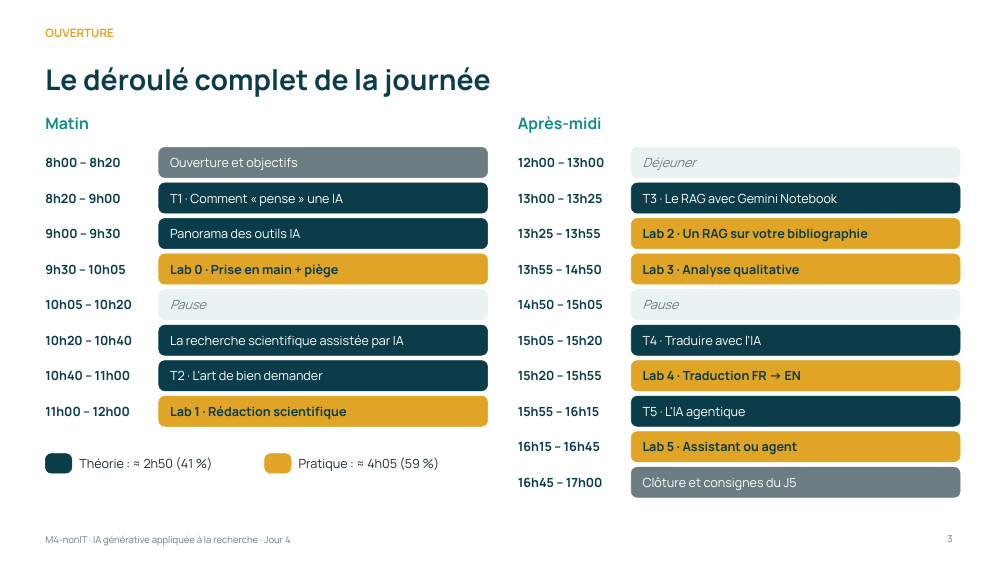
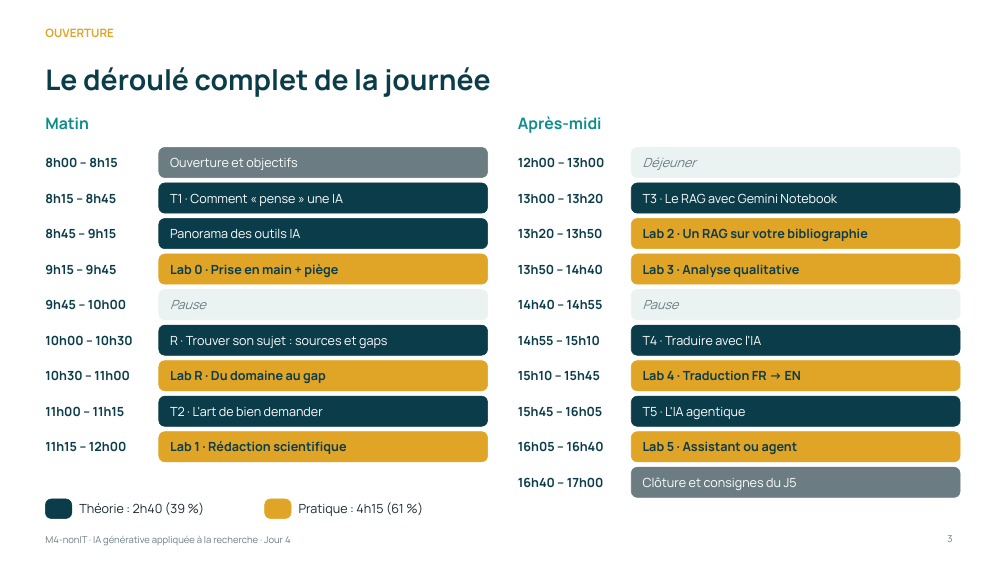
Before and after one commit to Amevi-isi/formation-chercheur-univ, a slide deck: slide 3 of module4_nonIT/M4-nonIT_IA_generative_appliquee.pptx. Drawn at 1008x567 pixels with LibreOffice and Linux fonts; fonts in the diff are those of the drawing. Boxes give left, top, right and bottom in pixels: in the first picture for what was removed or moved away, otherwise in the second. Text is boxed around its words. In the diff, an @@ line names an element or a change of style, - is before the commit and + after.

```diff
--- a/module4_nonIT/M4-nonIT_IA_generative_appliquee.pptx
+++ b/module4_nonIT/M4-nonIT_IA_generative_appliquee.pptx
@@ text at <box>45,157,117,167</box>: text changed @@
-8h00 – 8h20
+8h00 – 8h15
@@ text at <box>45,193,117,203</box>: text changed @@
-8h20 – 9h00
+8h15 – 8h45
@@ text at <box>518,193,603,203</box>: text changed @@
-13h00 – 13h25
+13h00 – 13h20
@@ text at <box>45,228,117,239</box>: text changed @@
-9h00 – 9h30
+8h45 – 9h15
@@ text at <box>518,228,602,238</box>: text changed @@
-13h25 – 13h55
+13h20 – 13h50
@@ text at <box>45,264,117,274</box>: text changed @@
-9h30 – 10h05
+9h15 – 9h45
@@ text at <box>518,264,603,274</box>: text changed @@
-13h55 – 14h50
+13h50 – 14h40
@@ text at <box>45,299,126,309</box>: text changed @@
-10h05 – 10h20
+9h45 – 10h00
@@ text at <box>518,299,603,309</box>: text changed @@
-14h50 – 15h05
+14h40 – 14h55
@@ text at <box>45,335,132,345</box>: text changed @@
-10h20 – 10h40
+10h00 – 10h30
@@ text at <box>170,336,387,349</box>: text changed @@
-La recherche scientifique assistée par IA
+R · Trouver son sujet : sources et gaps
@@ text at <box>518,335,600,345</box>: text changed @@
-15h05 – 15h20
+14h55 – 15h10
@@ text at <box>45,370,129,380</box>: text changed @@
-10h40 – 11h00
+10h30 – 11h00
@@ rounded rectangle added at <box>159,361,488,391</box>, fill #E0A526, outline #E0A526 0.5 pt @@
@@ text added at <box>170,370,326,383</box>, 12 pt, text #0B3C49, bold @@
+Lab R · Du domaine au gap
@@ text at <box>518,370,600,380</box>: text changed @@
-15h20 – 15h55
+15h10 – 15h45
@@ text at <box>45,406,125,416</box>: text changed @@
-11h00 – 12h00
+11h00 – 11h15
@@ 2 texts, 2 rounded rectangles: place and size @@
-2 texts, 2 rounded rectangles at <box>159,361,488,426</box>
+2 texts, 2 rounded rectangles at <box>159,396,488,462</box>
@@ text at <box>518,406,602,416</box>: text changed @@
-15h55 – 16h15
+15h45 – 16h05
@@ text added at <box>45,441,126,451</box>, 12 pt, text #0B3C49, bold @@
+11h15 – 12h00
@@ text at <box>518,441,604,451</box>: text changed @@
-16h15 – 16h45
+16h05 – 16h40
@@ text at <box>518,477,604,487</box>: text changed @@
-16h45 – 17h00
+16h40 – 17h00
@@ rounded rectangle: place and size @@
-rounded rectangle at <box>45,454,72,473</box>
+rounded rectangle at <box>45,499,72,519</box>
@@ text at <box>79,502,185,515</box>: text changed @@
-Théorie : ≈ 2h50 (41 %)
+Théorie : 2h40 (39 %)
@@ rounded rectangle: place and size @@
-rounded rectangle at <box>265,454,291,473</box>
+rounded rectangle at <box>265,499,291,519</box>
@@ text at <box>299,502,404,516</box>: text changed @@
-Pratique : ≈ 4h05 (59 %)
+Pratique : 4h15 (61 %)
```
Also in this commit, not shown: 14 other slides changed, 7 slides added, 6 other files.
